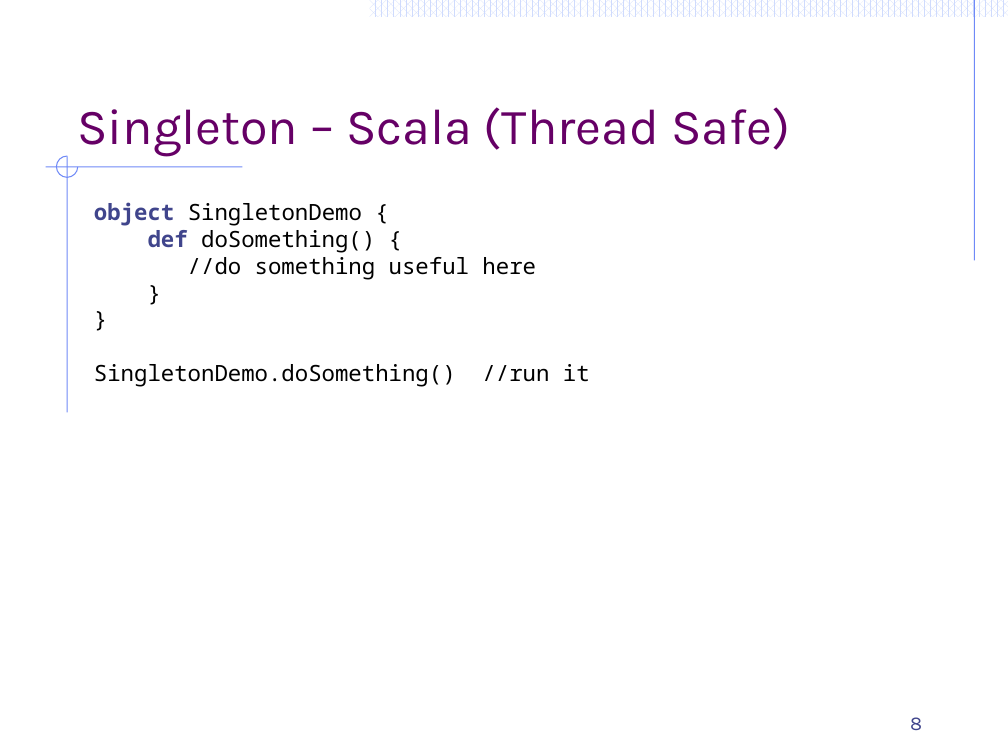
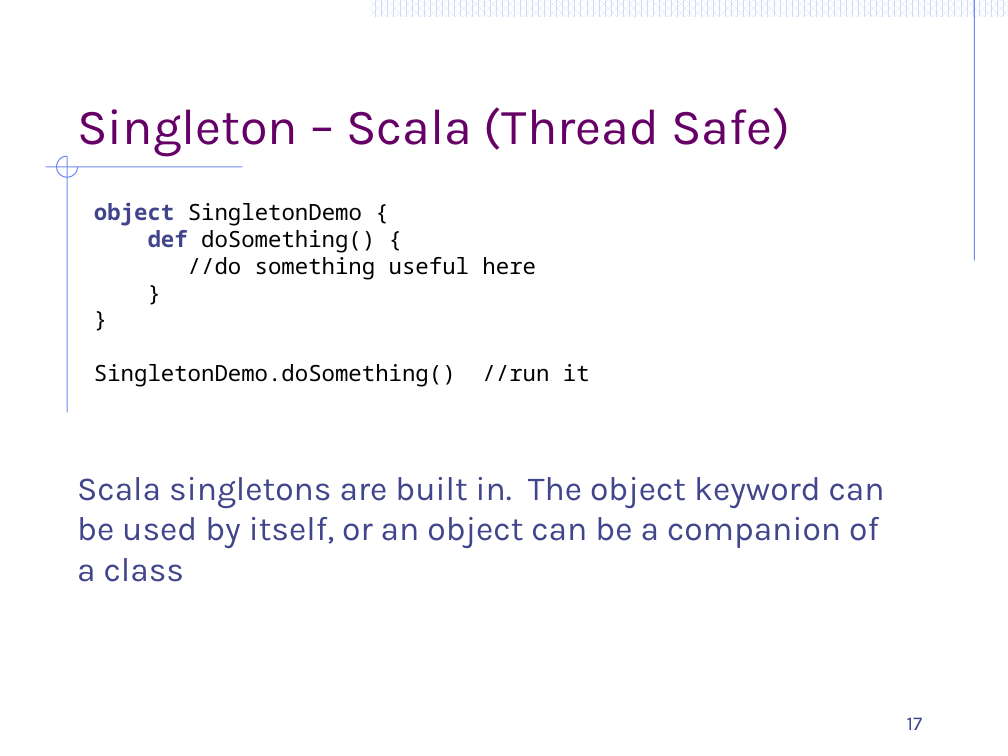
Before and after one commit to ArchitectingSoftware/CS575-SoftwareDesign, a slide deck: slide 17 of Lectures/M7-FunctionalDesignPatterns.pptx (slide 8 before the commit). Drawn at 1008x756 pixels with LibreOffice and Linux fonts; fonts in the diff are those of the drawing. Boxes give left, top, right and bottom in pixels: in the first picture for what was removed or moved away, otherwise in the second. Text is boxed around its words. In the diff, an @@ line names an element or a change of style, - is before the commit and + after.

```diff
--- a/Lectures/M7-FunctionalDesignPatterns.pptx
+++ b/Lectures/M7-FunctionalDesignPatterns.pptx
@@ text added at (x1=77, y1=477, x2=885, y2=582), 24 pt, text #40458C @@
+Scala singletons are built in. The object keyword can be used by itself, or an object can be a companion of a class
@@ page number at (x1=907, y1=717, x2=923, y2=730): text changed @@
-8
+17
```
Also in this commit, not shown: 13 other slides changed, 27 slides added, 25 slides removed, 3 other files.
